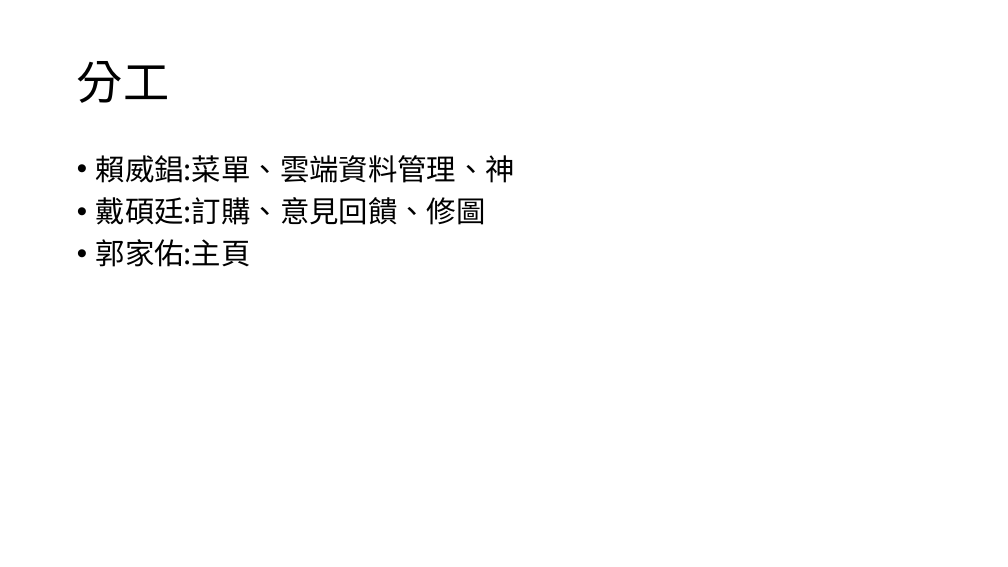
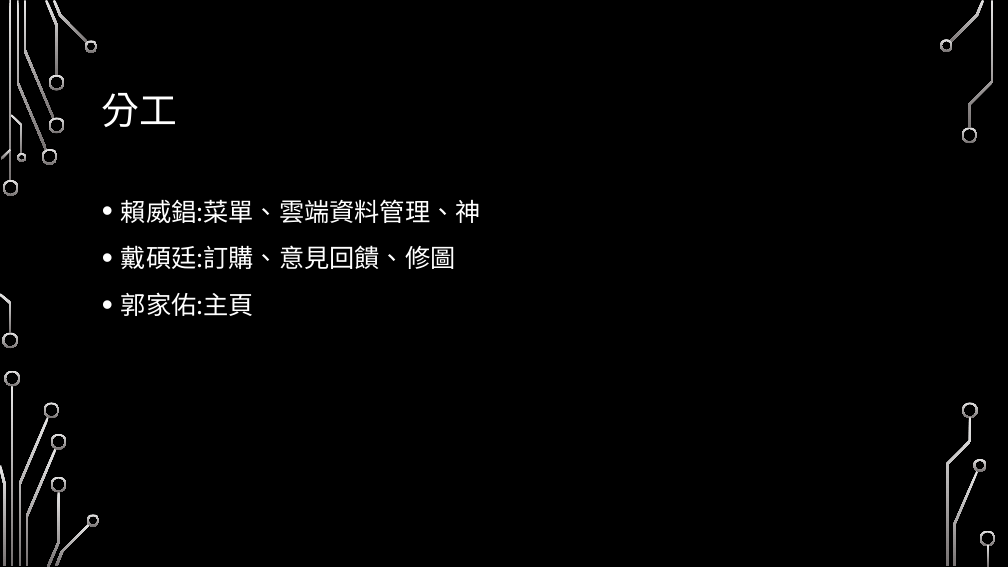
Before and after one commit to weichang0007/ntutVegetablesssssssssssssss, a slide deck: slide 9 of ppt.pptx. Drawn at 1008x567 pixels with LibreOffice and Linux fonts; fonts in the diff are those of the drawing; background and template pictures are left out. Boxes give left, top, right and bottom in pixels: in the first picture for what was removed or moved away, otherwise in the second. Text is boxed around its words. In the diff, an @@ line names an element or a change of style, - is before the commit and + after.

```diff
--- a/ppt.pptx
+++ b/ppt.pptx
@@ background #FFFFFF to picture (left out) @@
@@ title "分工": place and size @@
-title "分工" at [77,61,169,103]
+title "分工" at [102,93,178,127]
@@ title "分工" at [102,93,178,127]: size 44 to 36 pt, text colour #000000 to #FFFFFF @@
@@ text "賴威錩:菜單、雲端資料管理、神": place and size @@
-text "賴威錩:菜單、雲端資料管理、神" at [96,155,515,267]
+text "賴威錩:菜單、雲端資料管理、神" at [121,199,481,316]
@@ text "賴威錩:菜單、雲端資料管理、神" at [121,199,481,316]: size 28 to 24 pt, text colour #000000 to #FFFFFF; line spacing 0.9 to 1.2 @@
@@ group added at [0,0,996,567]: 33 freeform shapes, 3 rectangles @@
```
Also in this commit, not shown: 9 other slides changed.
